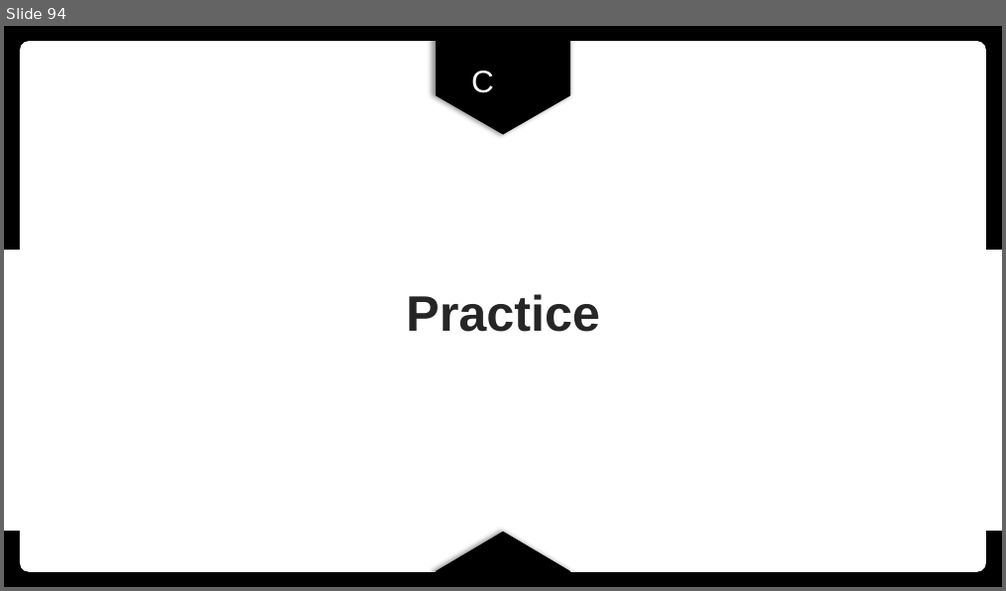
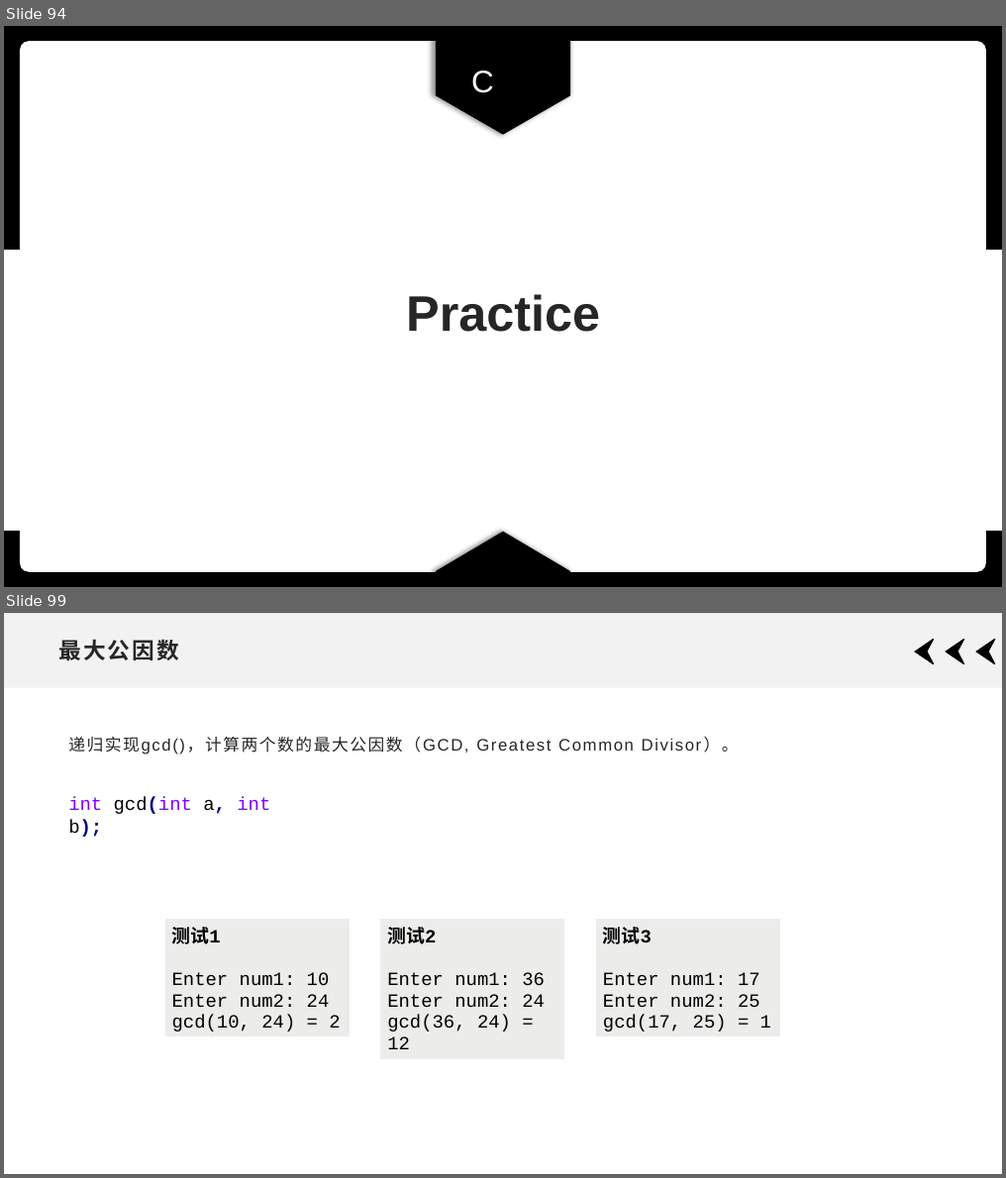
Before and after one commit to xdai02/C, a slide deck: slides/Chapter5.pptx. Shown one above the other, each under a label of ours: slide 94 before the commit, slides 94 and 99 after it; the slides between them are not shown. The pictures are 1006x591 and 1006x1178 pixels, drawn with LibreOffice and Linux fonts; fonts in the diff are those of the drawing. Boxes give left, top, right and bottom in pixels: in the first picture for what was removed or moved away, otherwise in the second. Text is boxed around its words. In the diff, an @@ line names an element or a change of style, - is before the commit and + after.

```diff
--- a/slides/Chapter5.pptx
+++ b/slides/Chapter5.pptx
@@ slide 99 added at box(4, 613, 1002, 1174), background #FFFFFF @@
@@ rectangle added at box(4, 613, 1002, 688), fill #F2F2F2 @@
@@ title added at box(58, 639, 179, 661), 21.6 pt, text #262626, bold @@
+最大公因数
@@ freeform shape added at box(916, 639, 935, 664), fill #000000, outline #000000 1 pt @@
@@ freeform shape added at box(946, 639, 965, 664), fill #000000, outline #000000 1 pt @@
@@ freeform shape added at box(977, 639, 996, 664), fill #000000, outline #000000 1 pt @@
@@ text added at box(68, 737, 739, 755), 16 pt, text #262626 @@
+递归实现gcd()，计算两个数的最大公因数（GCD, Greatest Common Divisor）。
@@ text added at box(68, 797, 270, 837), 18 pt, text #8000FF @@
+int gcd(int a, int b);
@@ table added at box(164, 919, 350, 1039), 1 rows, 1 columns @@
+测试1 / Enter num1: 10 / Enter num2: 24 / gcd(10, 24) = 2
@@ table added at box(380, 919, 565, 1054), 1 rows, 1 columns @@
+测试2 / Enter num1: 36 / Enter num2: 24 / gcd(36, 24) = 12
@@ table added at box(595, 919, 781, 1039), 1 rows, 1 columns @@
+测试3 / Enter num1: 17 / Enter num2: 25 / gcd(17, 25) = 1
```
Also in this commit, not shown: 4 other slides added, 2 slides removed, 6 other files.
